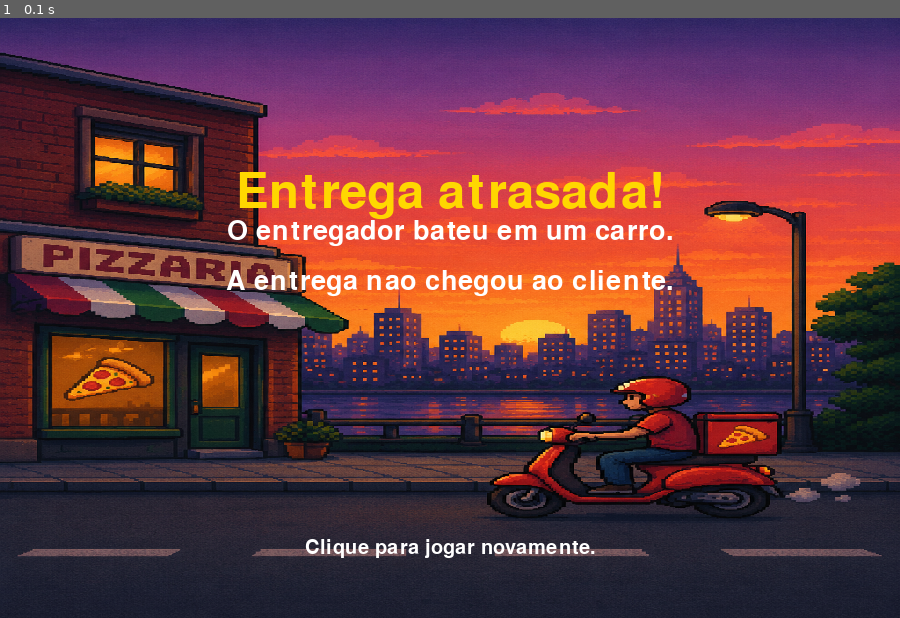
Above: before the commit, frame 1.
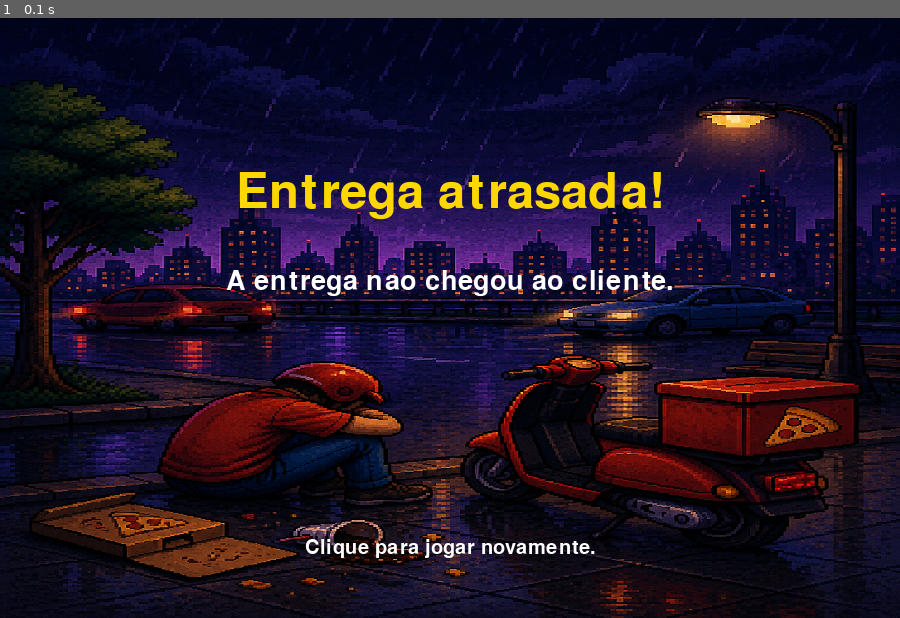
Above: after the commit, the same moment.

Repository: julienyinsper/PygameCERTO
Game: pygame game, started from perdeu.py
The game is run twice, just before and just after one commit, with the same random seed, the same clock (stepped at 60 frames per second) and the same inputs.
Inputs:
- Up to frame 1 (0.1 s): no input

The runs differ from the first frame. In frame 1, 84% of the frame differs, in the area x 0-100%, y 0-100%.

Commit message:
Texto + imagem perdeu

Diff:
--- a/perdeu.py
+++ b/perdeu.py
@@ -10,7 +10,7 @@
 pygame.display.set_caption("Entregando")
 
 # Fundo
-imagem_fundo = pygame.image.load('Assets/Imagens/fundo_inicio.png').convert()
+imagem_fundo = pygame.image.load('Assets/Imagens/Perdeu.png').convert()
 imagem_fundo = pygame.transform.scale(imagem_fundo, (WIDTH, HEIGHT))
 
 def perdeu_entrega():
@@ -38,8 +38,6 @@
 
         title = title_font.render("Entrega atrasada!", True, (255, 215, 0))
 
-        linha1 = font.render("O entregador bateu em um carro.", True, (255, 255, 255))
-
         linha2 = font.render("A entrega nao chegou ao cliente.", True, (255, 255, 255))
 
         inicio = font_inicio.render(
@@ -51,13 +49,10 @@
         # Mostra na tela
         window.blit(title, (WIDTH // 2 - title.get_width() // 2, HEIGHT // 4))
 
-        window.blit(linha1, (WIDTH // 2 - linha1.get_width() // 2, HEIGHT // 3))
-
         window.blit(linha2, (WIDTH // 2 - linha2.get_width() // 2, HEIGHT // 3 + 50))
 
         window.blit(inicio, (WIDTH // 2 - inicio.get_width() // 2, HEIGHT - 80))
 
         pygame.display.flip()
 
-# Chama a tela
 perdeu_entrega()
Binary file added: Assets/Imagens/Perdeu.png
